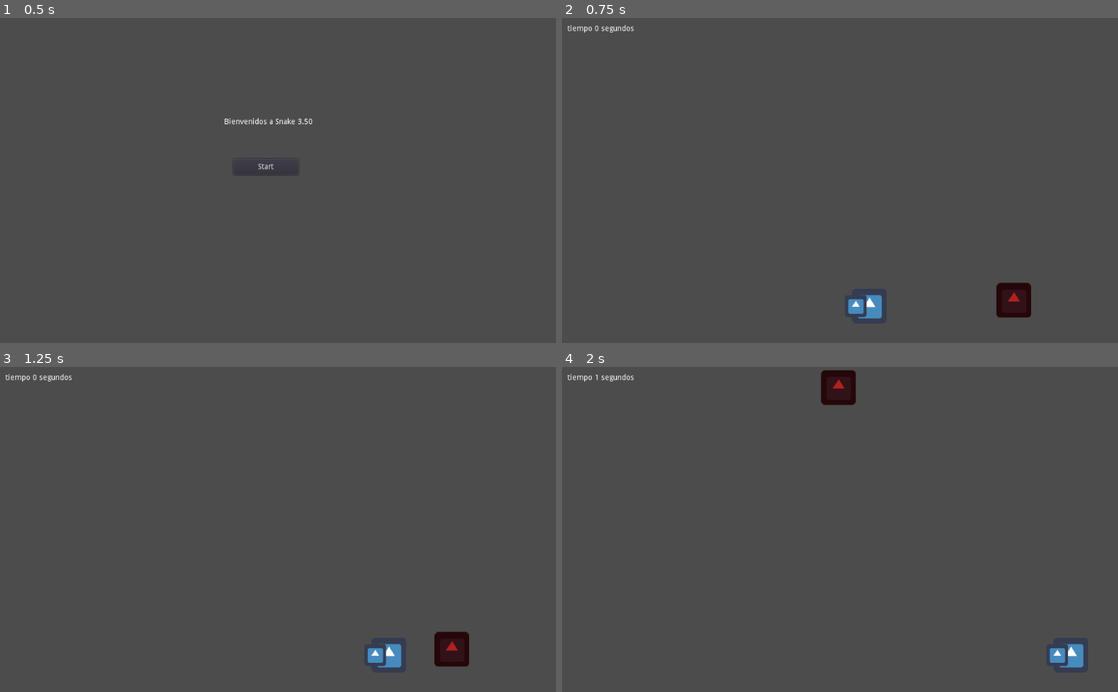
Above: before the commit, frames 1-4 (two rows, left to right).
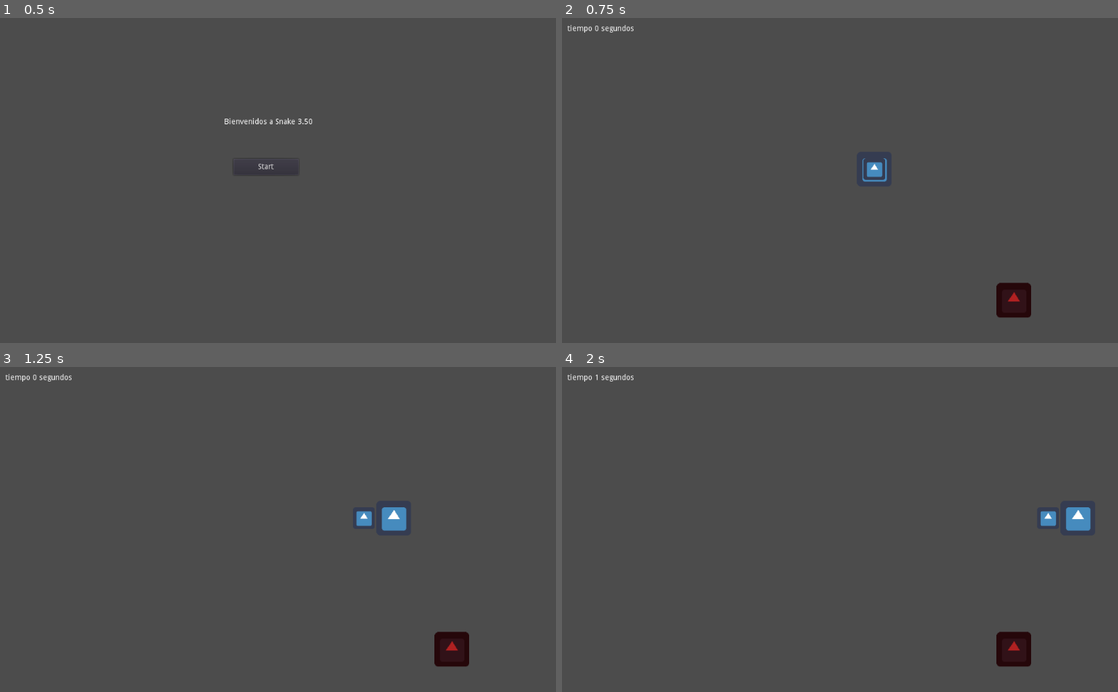
Above: after the commit, the same moments.

Repository: OssFate/CokeCatGames
Game: Godot game, scene res://menu.tscn
Two runs of this game, one before a commit and one after it. Both use one fixed random seed, a clock stepped at 60 frames per second and the inputs below. The engine's default icon, where the game draws it, is replaced by a stand-in: a white triangle on a blue panel in a dark square.
Inputs:
- Up to frame 1 (0.5 s): no input
- Up to frame 2 (0.75 s): click "Start" at 0.5 s
- Up to frame 3 (1.25 s): no input
- Up to frame 4 (2 s): hold Right (ui_right) from 1.28 s (still down)

Frame 1 is identical in both runs. In frame 2, 0.5% of the frame differs, in the area x 51-59%, y 43-93%; in frame 3, 0.8%; in frame 4, 2.1%, in the area x 46-96%, y 1-93%.

Commit message:
it got huuuugegit pullgit pull

Diff:
--- a/Gusanito/snake.gd
+++ b/Gusanito/snake.gd
@@ -73,5 +73,8 @@
 	return false
 
 func get_bigger():
-	#Should get big here :D
-	print("ITS GONNA BE HUUUUGGGEEEEE")
+	var newTail = tailObject.instance()
+	newTail.init(tail.back())
+	tail.append(newTail)
+	add_child(newTail)
+	pass
--- a/Gusanito/snake.tscn
+++ b/Gusanito/snake.tscn
@@ -8,14 +8,17 @@
 custom_solver_bias = 0.0
 extents = Vector2( 30, 30 )
 
-[node name="KinematicBody2D" type="KinematicBody2D" index="0"]
+[node name="KinematicBody2D" type="KinematicBody2D"]
 
-position = Vector2( 516.055, 531.631 )
+position = Vector2( 525.313, 278.998 )
 input_pickable = false
 collision_layer = 1
 collision_mask = 1
 collision/safe_margin = 0.08
 script = ExtResource( 1 )
+__meta__ = {
+"_edit_group_": true
+}
 outOffset = 0
 relocate = true
 speed = 300
--- a/Gusanito/tail.gd
+++ b/Gusanito/tail.gd
@@ -13,10 +13,6 @@
 	pass
 
 func move():
-	print(temp)
-	print(pLog.size())
-	print("Global Pos: %s" %self.global_position)
-	print("Local Pos: %s" %self.position)
 	#TELEPORT PLZ
 	self.global_position = pLog.pop_front()
 	pass
@@ -25,13 +21,11 @@
 	temp += delta
 
 	if temp >= delay:
-		print("Added new position and move")
-		pLog.push_back(target.position)
+		pLog.push_back(target.global_position)
 		move()
 		pass
 	else:
-		print("Added new position")
-		pLog.push_back(target.position)
+		pLog.push_back(target.global_position)
 		pass
 
 	pass
--- a/Gusanito/tail.tscn
+++ b/Gusanito/tail.tscn
@@ -20,7 +20,7 @@
 audio_bus_override = false
 audio_bus_name = "Master"
 script = ExtResource( 1 )
-delay = 0.1
+delay = 0.2
 
 [node name="Sprite" type="Sprite" parent="." index="0"]
 
